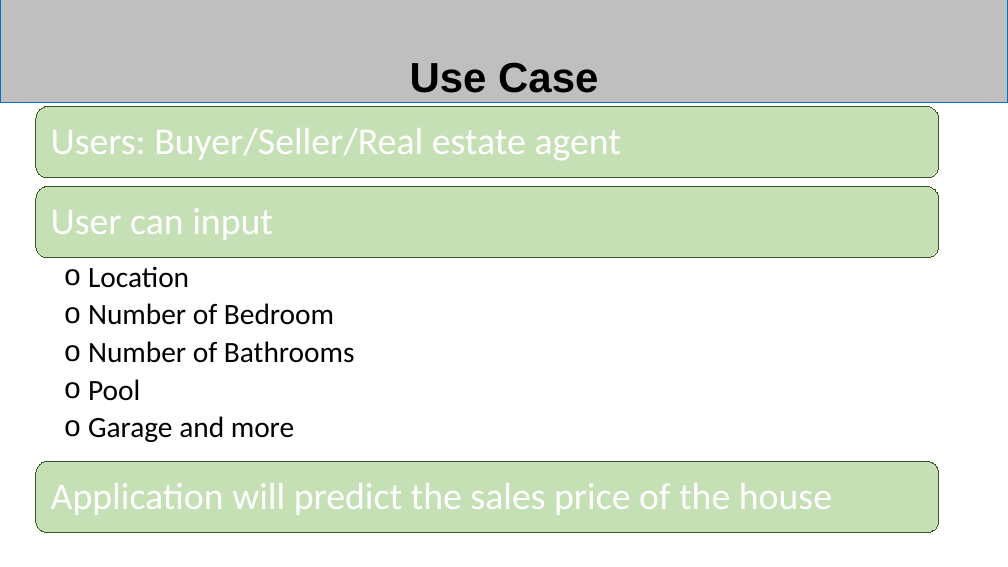
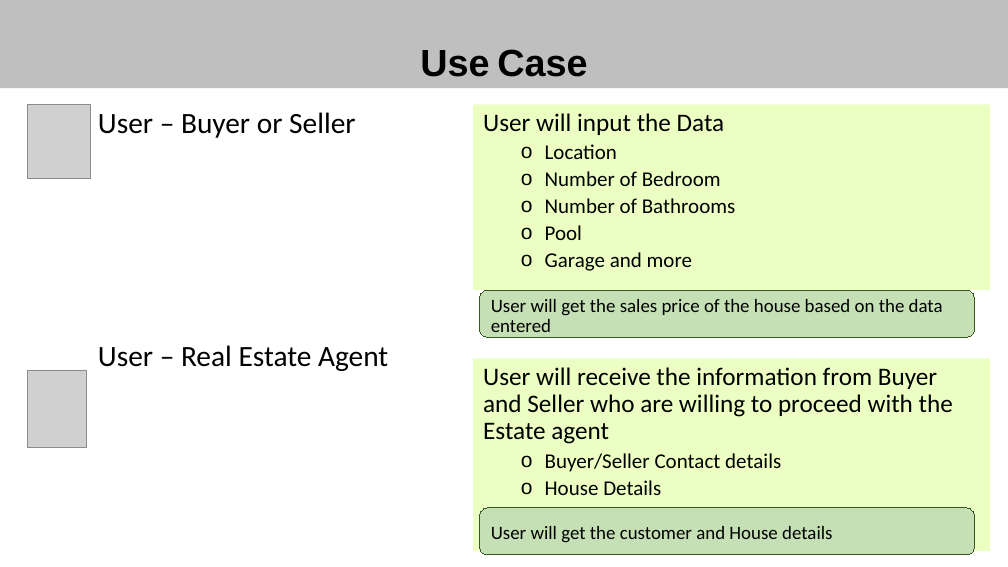
Before and after one commit to yingy4/ScalaProject_Team-6_Fall2017, a slide deck: slide 3 of Presentations/Planning_Presentation.pptx. Drawn at 1008x567 pixels with LibreOffice and Linux fonts; fonts in the diff are those of the drawing; grey boxes stand for pictures. Boxes give left, top, right and bottom in pixels: in the first picture for what was removed or moved away, otherwise in the second. Text is boxed around its words. In the diff, an @@ line names an element or a change of style, - is before the commit and + after.

```diff
--- a/Presentations/Planning_Presentation.pptx
+++ b/Presentations/Planning_Presentation.pptx
@@ rectangle "Use Case": place and size @@
-rectangle "Use Case" at [0,0,1008,103]
+rectangle "Use Case" at [0,0,1008,88]
@@ rectangle "Use Case" at [0,0,1008,88]: size 40 to 36 pt; line spacing 2 to 0.9; vertical alignment top to bottom; outline #0070C0 0.75 pt to none @@
@@ picture added at [27,104,91,178] @@
@@ text added at [98,112,388,371], 28 pt, text #000000 @@
+User – Buyer or Seller
+User – Real Estate Agent
@@ rectangle "User will input the Data": place and size @@
-rectangle "User will input the Data" at [88,266,355,442]
+rectangle "User will input the Data" at [473,104,991,290]
@@ rectangle "User will input the Data" at [473,104,991,290]: fill none to #ECFFC3 @@
@@ text in rectangle at [483,113,725,135]: paragraph added @@
+  User will input the Data
@@ text in rectangle at [545,144,736,271]: size 28 to 20 pt in "Location", "Number of Bedroom", "Number of Bathrooms", "Pool" and 1 more places; list level 2 to 3 in "Location"; list level 2 to 3 in "Number of Bedroom"; list level 2 to 3 in "Number of Bathrooms"; list level 2 to 3 in "Pool"; list level 2 to 3 in "Garage and more" @@
@@ rounded rectangle added at [479,290,975,337], fill #C5E0B4, outline #385723 0.75 pt @@
@@ text at [491,299,943,332]: text changed; size 36 to 18 pt; text colour #FFFFFF to #000000 @@
-Application will predict the sales price of the house
+User will get the sales price of the house based on the data entered
@@ rectangle added at [473,358,991,551], fill #ECFFC3, 24 pt, text #000000 @@
+  User will receive the information from Buyer and Seller who are willing to proceed with the Estate agent
+    o Buyer/Seller Contact details
+    o House Details
@@ picture added at [27,370,86,447] @@
@@ group removed at [36,107,938,532]: 3 rounded rectangles, 2 texts @@
-Users: Buyer/Seller/Real estate agent
-User can input
@@ rounded rectangle added at [479,507,975,554], fill #C5E0B4, outline #385723 0.75 pt @@
@@ text added at [491,526,832,543], 18 pt, text #000000 @@
+User will get the customer and House details
```
Also in this commit, not shown: 5 other slides changed.
